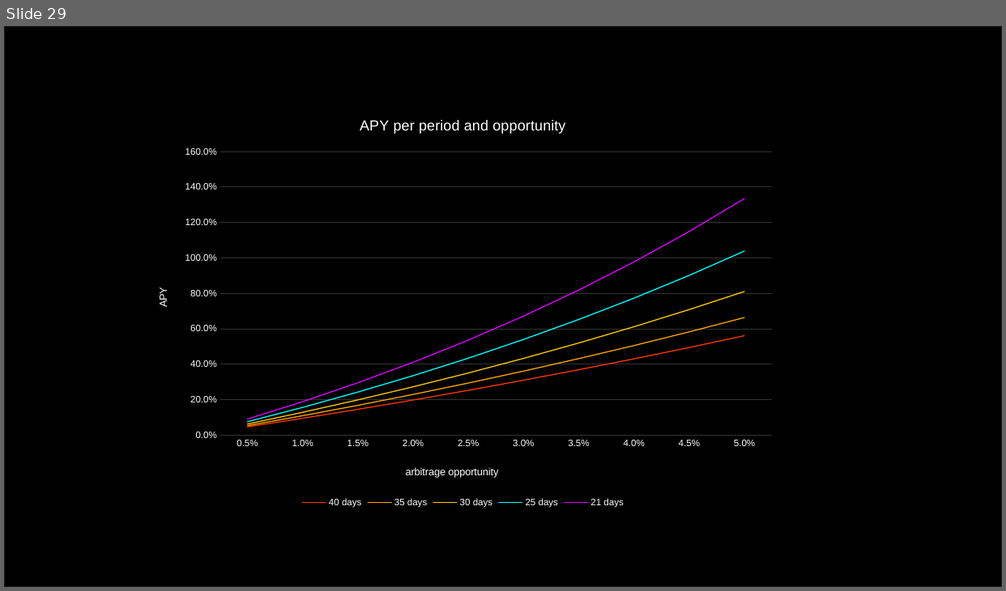
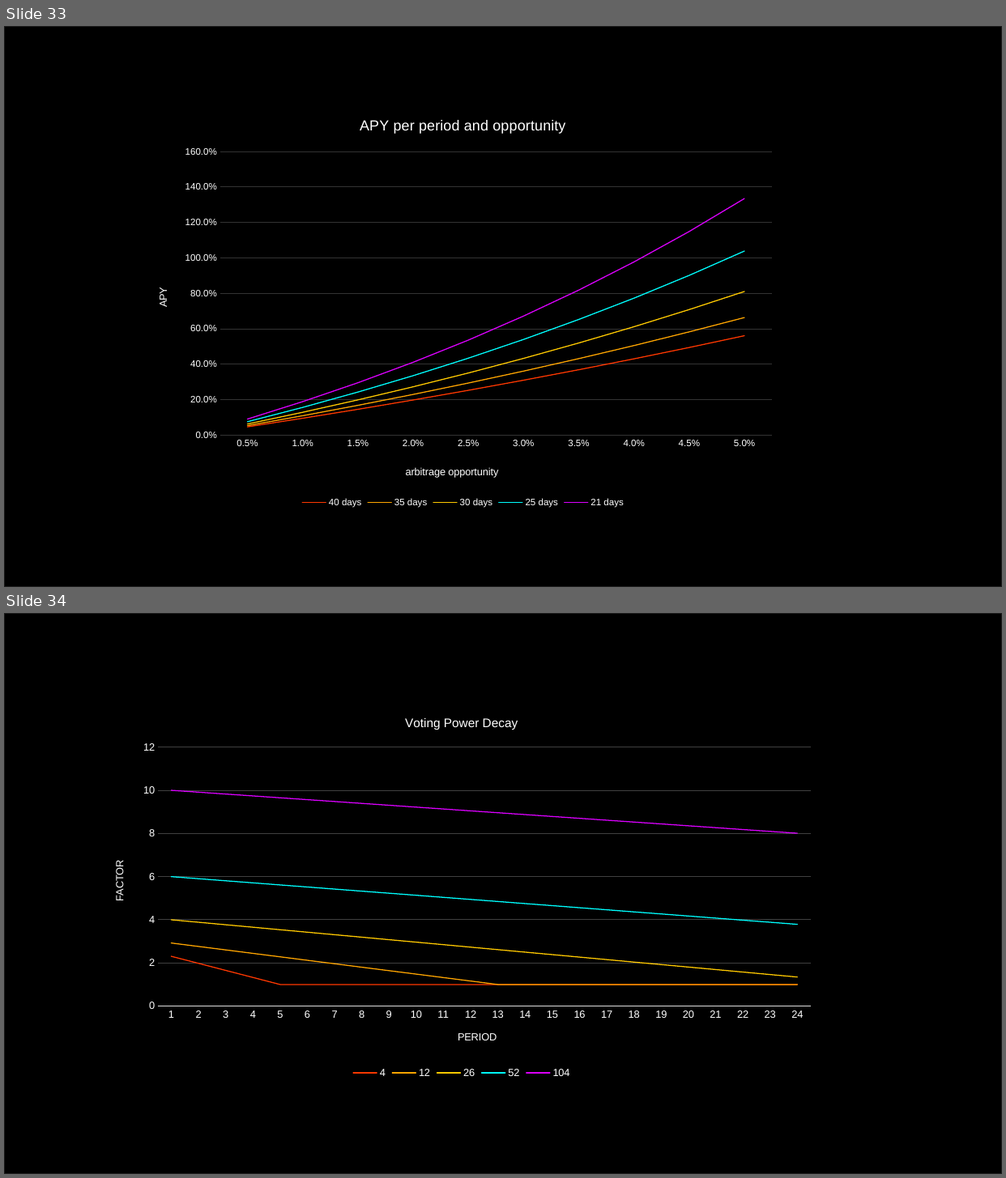
Before and after one commit to erisprotocol/docs, a slide deck: _assets/eris.pptx. Shown one above the other, each under a label of ours: slide 29 before the commit, slides 33 and 34 after it. The pictures are 1006x591 and 1006x1178 pixels, drawn with LibreOffice and Linux fonts; fonts in the diff are those of the drawing. Boxes give left, top, right and bottom in pixels: in the first picture for what was removed or moved away, otherwise in the second. Text is boxed around its words. In the diff, an @@ line names an element or a change of style, - is before the commit and + after.

```diff
--- a/_assets/eris.pptx
+++ b/_assets/eris.pptx
@@ slide 34 added at <box>4,613,1002,1174</box>, background #F6F8F8 @@
@@ rectangle added at <box>4,613,1002,1174</box>, fill #000000, outline #202020 1 pt @@
@@ line chart added at <box>98,701,825,1082</box> @@
+title "Voting Power Decay "
+categories: 1, 2, 3, 4, 5, 6, 7, 8, 9, 10, 11, 12, 13, 14, 15, 16, 17, 18, 19, 20, 21, 22, 23, 24
+4: 2.3, 2, 1.7, 1.3, 1, 1, 1, 1, 1, 1, 1, 1, 1, 1, 1, 1, 1, 1, 1, 1, 1, 1, 1, 1
+12: 2.9, 2.8, 2.6, 2.4, 2.3, 2.1, 2, 1.8, 1.6, 1.5, 1.3, 1.2, 1, 1, 1, 1, 1, 1, 1, 1, 1, 1, 1, 1
+26: 4, 3.9, 3.8, 3.7, 3.5, 3.4, 3.3, 3.2, 3.1, 3, 2.8, 2.7, 2.6, 2.5, 2.4, 2.3, 2.2, 2, 1.9, 1.8, 1.7, 1.6, 1.5, 1.3
+52: 6, 5.9, 5.8, 5.7, 5.6, 5.5, 5.4, 5.3, 5.2, 5.1, 5, 4.9, 4.8, 4.8, 4.7, 4.6, 4.5, 4.4, 4.3, 4.2, 4.1, 4, 3.9, 3.8
+104: 10, 9.9, 9.8, 9.7, 9.7, 9.6, 9.5, 9.4, 9.3, 9.2, 9.1, 9, 9, 8.9, 8.8, 8.7, 8.6, 8.5, 8.4, 8.4, 8.3, 8.2, 8.1, 8
@@ what was slide 29 is now slide 33 @@
```
Also in this commit, not shown: 1 slide changed, 4 other slides added, 2 other files.
